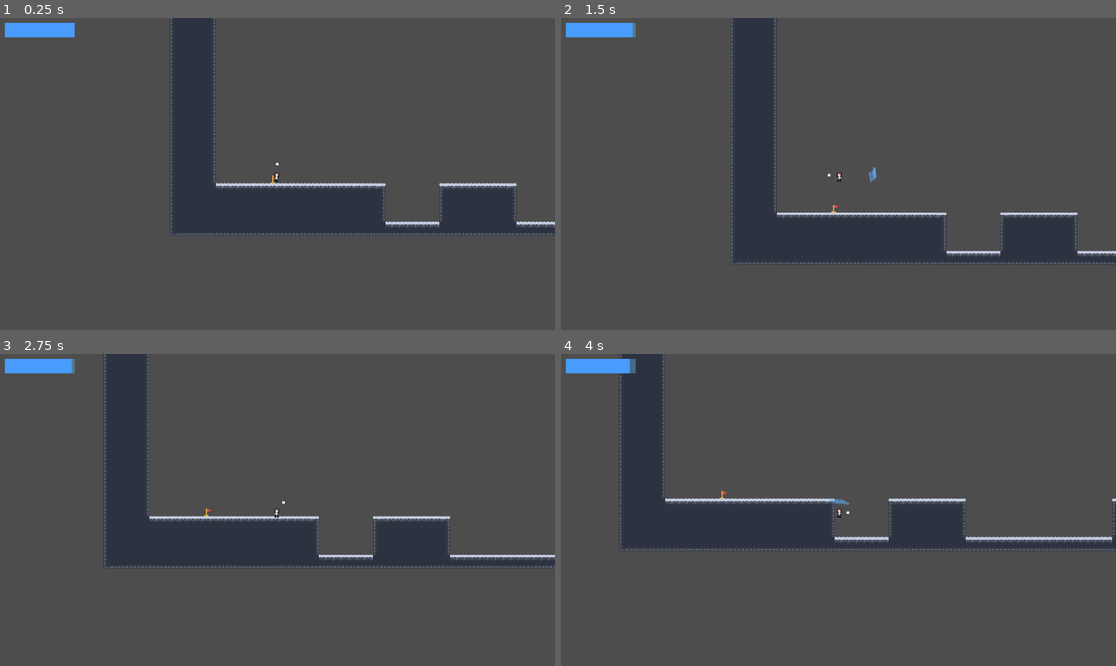
Above: before the commit, frames 1-4 (two rows, left to right).
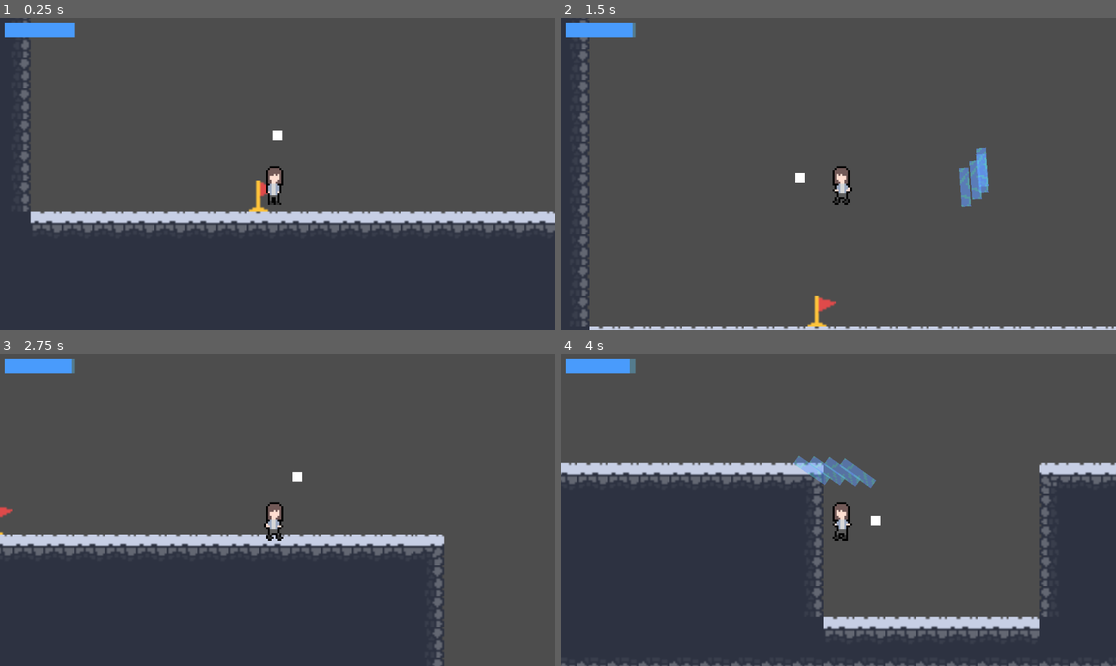
Above: after the commit, the same moments.

Repository: The-Quinnzite-Mushroom/Ice-Man-Reborn
Game: Godot game, scene res://levels/level_1.tscn
Same seed, same stepped clock (60 frames per second), same inputs: the game is played once before the commit and once after it.
Inputs (mouse positions are in pixels of both pictures, inside the frame that each line leads up to):
- Up to frame 1 (0.25 s): no input
- Up to frame 2 (1.5 s): tap Enter (ui_accept) at 0.5, 0.77 s; move the mouse to (960, 158) at 0.52 s; hold Right (ui_right) 0.53-1.28 s; click (960, 158) at 0.67 s; move the mouse to (727, 189) at 1.27 s; hold Left (ui_left) from 1.28 s (still down)
- Up to frame 3 (2.75 s): tap Enter (ui_accept) at 1.52 s; move the mouse to (333, 441) at 2.02 s; release Left (ui_left) at 2.03 s; hold Right (ui_right) from 2.03 s (still down)
- Up to frame 4 (4 s): move the mouse to (810, 572) at 2.77 s; click (810, 572) at 2.92 s; tap Enter (ui_accept) at 3.02, 3.77 s; move the mouse to (1005, 556) at 3.52 s; release Right (ui_right) at 3.53 s; hold Left (ui_left) from 3.53 s (still down)

The runs differ from the first frame. In frame 1, 47% of the frame differs, in the area x 0-100%, y 0-100%; in frame 2, 19%; in frame 3, 38%; in frame 4, 43%.

Commit message:
added player area

Diff:
--- a/Mechanics/player_2.tscn
+++ b/Mechanics/player_2.tscn
@@ -120,7 +120,12 @@
 sprite_frames = SubResource("SpriteFrames_th7op")
 animation = &"idle"
 
+[node name="iceCircle" parent="." instance=ExtResource("3_8kruf")]
+
+[node name="playerArea" type="Area2D" parent="."]
+
+[node name="CollisionShape2D2" type="CollisionShape2D" parent="playerArea"]
+shape = SubResource("CapsuleShape2D_kuirs")
+
 [node name="CollisionShape2D" type="CollisionShape2D" parent="."]
 shape = SubResource("CapsuleShape2D_kuirs")
-
-[node name="iceCircle" parent="." instance=ExtResource("3_8kruf")]
--- a/level_1.gd
+++ b/level_1.gd
@@ -3,4 +3,5 @@
 const CURRENT_LEVEL_NUM = 1
 
 func go_to_next_level():
+	print("go to next level")
 	get_tree().change_scene_to_file("res://levels/level_"+str(CURRENT_LEVEL_NUM)+".tscn")
--- a/levels/level_1.tscn
+++ b/levels/level_1.tscn
@@ -1,12 +1,12 @@
 [gd_scene load_steps=5 format=3 uid="uid://dk0pwi3g46lvl"]
 
-[ext_resource type="Script" uid="uid://dfmxw1ees42p0" path="res://level_1.gd" id="1_vn7o3"]
+[ext_resource type="Script" path="res://levels/level_base.gd" id="1_kx6l7"]
 [ext_resource type="PackedScene" uid="uid://xcjn7l38ay0x" path="res://levels/level_info_1.tscn" id="2_jirdo"]
 [ext_resource type="PackedScene" uid="uid://dwee3322pm225" path="res://Mechanics/player_2.tscn" id="4_kx6l7"]
 [ext_resource type="Script" uid="uid://dq60fcyps0ayg" path="res://ice_manager.gd" id="5_gwceb"]
 
 [node name="Level1" type="Node2D"]
-script = ExtResource("1_vn7o3")
+script = ExtResource("1_kx6l7")
 
 [node name="LevelInfo1" parent="." instance=ExtResource("2_jirdo")]
 
@@ -17,3 +17,4 @@
 [node name="Player2" parent="." instance=ExtResource("4_kx6l7")]
 
 [node name="Camera2D" type="Camera2D" parent="Player2"]
+zoom = Vector2(4, 4)
--- a/project.godot
+++ b/project.godot
@@ -12,7 +12,7 @@
 
 config/name="New Game Project"
 run/main_scene="uid://dk0pwi3g46lvl"
-config/features=PackedStringArray("4.4", "GL Compatibility")
+config/features=PackedStringArray("4.5", "GL Compatibility")
 config/icon="res://icon.svg"
 
 [dotnet]
Not shown, changed: art/ice man player character temp.png.import
Not shown, changed: art/ice_texture.png.import
Not shown, changed: art/temp_tile_set.png.import
Not shown, changed: icon.svg.import
